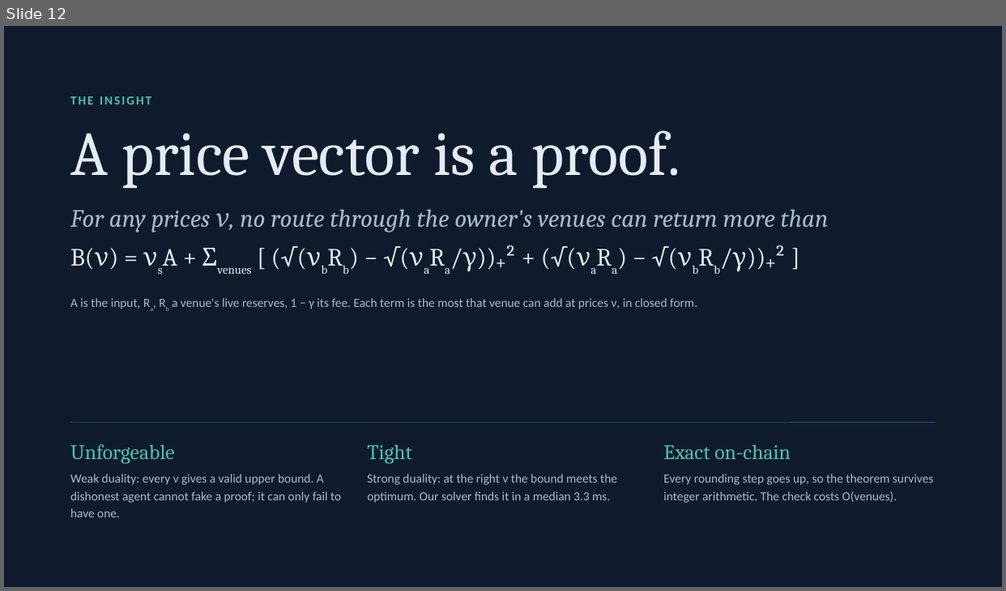
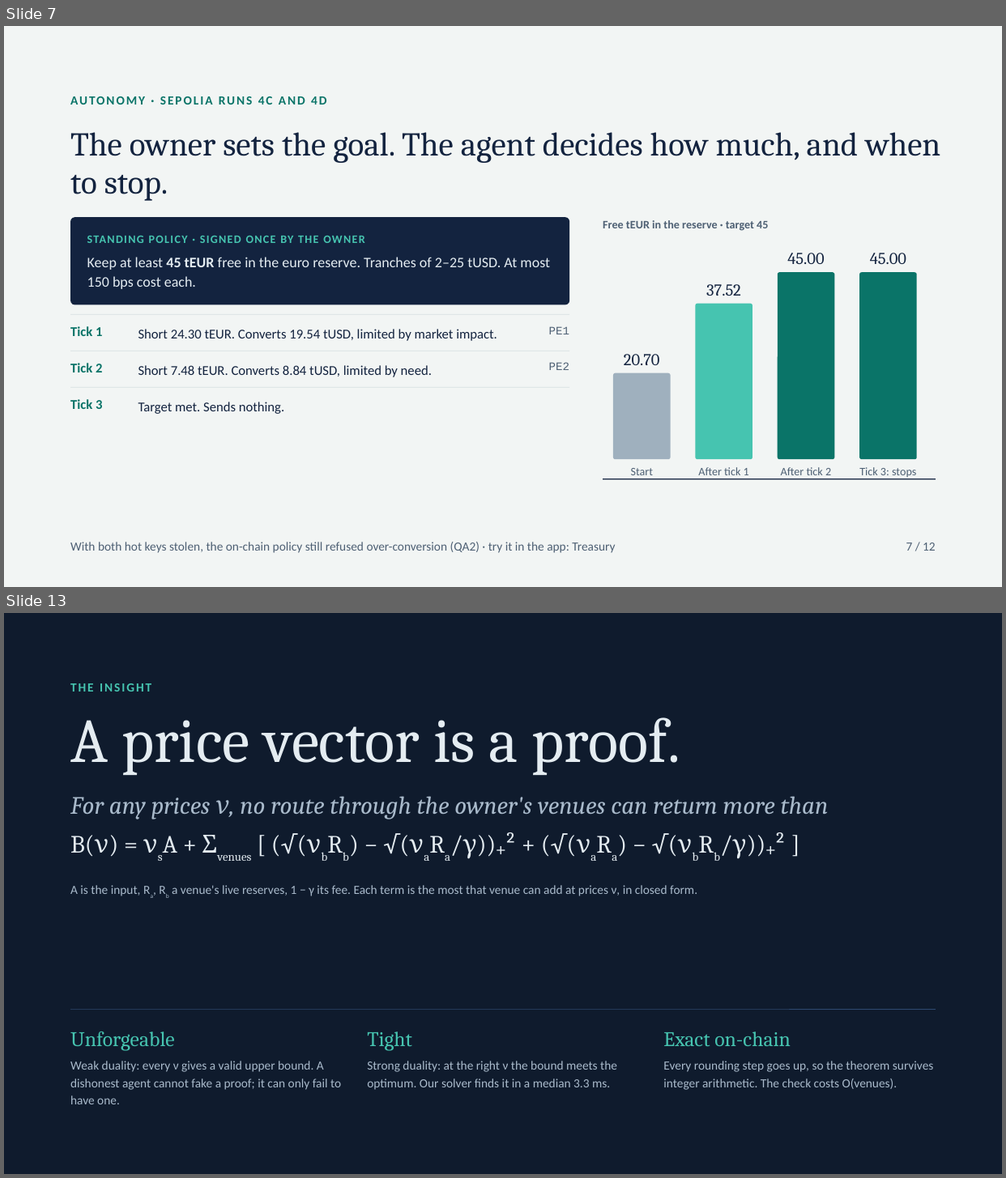
Before and after one commit to Nightcore709/qed-agent-wallet, a slide deck: presentation/QED-Final-Pitch.pptx. Shown one above the other, each under a label of ours: slide 12 before the commit, slides 7 and 13 after it; the slides between them are not shown. The pictures are 1006x591 and 1006x1178 pixels, drawn with LibreOffice and Linux fonts; fonts in the diff are those of the drawing. Boxes give left, top, right and bottom in pixels: in the first picture for what was removed or moved away, otherwise in the second. Text is boxed around its words. In the diff, an @@ line names an element or a change of style, - is before the commit and + after.

```diff
--- a/presentation/QED-Final-Pitch.pptx
+++ b/presentation/QED-Final-Pitch.pptx
@@ slide 7 added at box(4, 26, 1002, 587), background #F2F5F4 @@
@@ text added at box(70, 92, 953, 108), 12 pt, text #0A7468, bold @@
+AUTONOMY · SEPOLIA RUNS 4C AND 4D
@@ text added at box(70, 132, 940, 201), 32 pt, text #13233F @@
+The owner sets the goal. The agent decides how much, and when to stop.
@@ rounded rectangle added at box(70, 218, 570, 305), fill #13233F @@
@@ text added at box(87, 236, 364, 243), 11 pt, text #46C4B0, bold @@
+STANDING POLICY · SIGNED ONCE BY THE OWNER
@@ text added at box(603, 220, 768, 231), 11 pt, text #4E6074, bold @@
+Free tEUR in the reserve · target 45
@@ text added at box(87, 257, 550, 289), 14 pt, text #E4ECF1 @@
+Keep at least 45 tEUR free in the euro reserve. Tranches of 2–25 tUSD. At most 150 bps cost each.
@@ text added at box(787, 253, 824, 264), 16 pt, text #13233F @@
+45.00
@@ text added at box(870, 253, 906, 264), 16 pt, text #13233F @@
+45.00
@@ text added at box(706, 284, 741, 296), 16 pt, text #13233F @@
+37.52
@@ rounded rectangle added at box(778, 272, 834, 459), fill #0A7468 @@
@@ rounded rectangle added at box(859, 272, 917, 459), fill #0A7468 @@
@@ line added from (70, 315) to (570, 315), #D6DEE1 0.5 pt @@
@@ rounded rectangle added at box(696, 304, 752, 459), fill #46C4B0 @@
@@ text added at box(70, 327, 102, 336), 13 pt, text #0A7468, bold @@
+Tick 1
@@ text added at box(138, 329, 497, 341), 13 pt, text #13233F @@
+Short 24.30 tEUR. Converts 19.54 tUSD, limited by market impact.
@@ text added at box(549, 327, 569, 335), 11 pt, text #4E6074 @@
+PE1
@@ line added from (70, 351) to (570, 351), #D6DEE1 0.5 pt @@
@@ text added at box(70, 363, 102, 373), 13 pt, text #0A7468, bold @@
+Tick 2
@@ text added at box(138, 365, 432, 378), 13 pt, text #13233F @@
+Short 7.48 tEUR. Converts 8.84 tUSD, limited by need.
@@ text added at box(549, 362, 569, 370), 11 pt, text #4E6074 @@
+PE2
@@ text added at box(624, 354, 660, 365), 16 pt, text #13233F @@
+20.70
@@ line added from (70, 387) to (570, 387), #D6DEE1 0.5 pt @@
@@ rounded rectangle added at box(613, 373, 671, 459), fill #9FB0BE @@
@@ text added at box(70, 399, 102, 409), 13 pt, text #0A7468, bold @@
+Tick 3
@@ text added at box(138, 402, 284, 414), 13 pt, text #13233F @@
+Target met. Sends nothing.
@@ line added from (603, 480) to (936, 480), #13233F 1 pt @@
@@ text added at box(631, 468, 653, 476), 11 pt, text #4E6074 @@
+Start
@@ text added at box(698, 467, 749, 476), 11 pt, text #4E6074 @@
+After tick 1
@@ text added at box(781, 467, 831, 476), 11 pt, text #4E6074 @@
+After tick 2
@@ text added at box(859, 467, 916, 477), 11 pt, text #4E6074 @@
+Tick 3: stops
@@ text added at box(70, 542, 615, 553), 12 pt, text #4E6074 @@
+With both hot keys stolen, the on-chain policy still refused over-conversion (QA2) · try it in the app: Treasury
@@ text added at box(906, 543, 936, 551), 12 pt, text #4E6074 @@
+7 / 12
@@ what was slide 12 is now slide 13 @@
```
Also in this commit, not shown: 12 slides changed, 2 other slides added, 3 other files.
